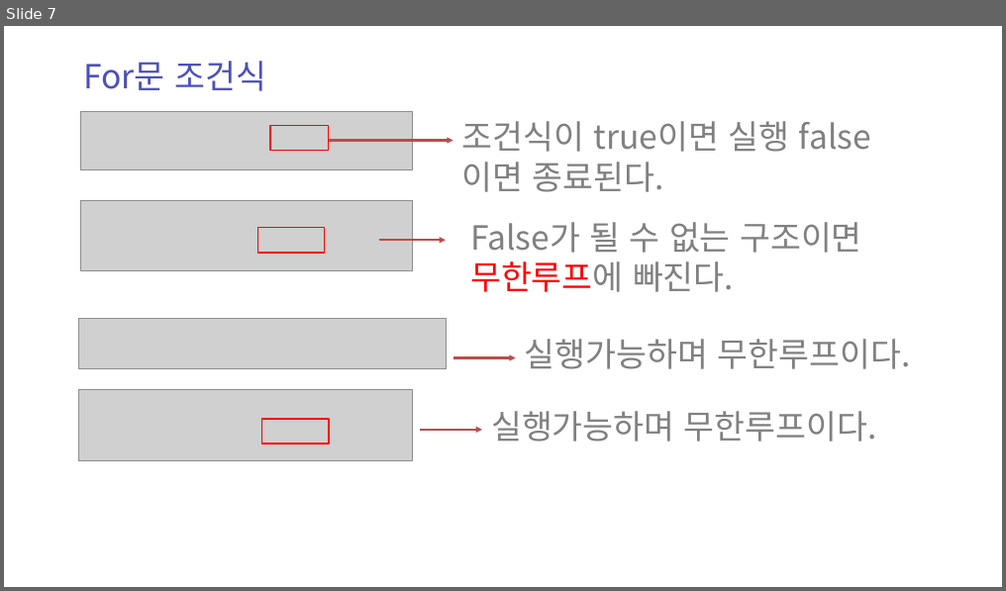
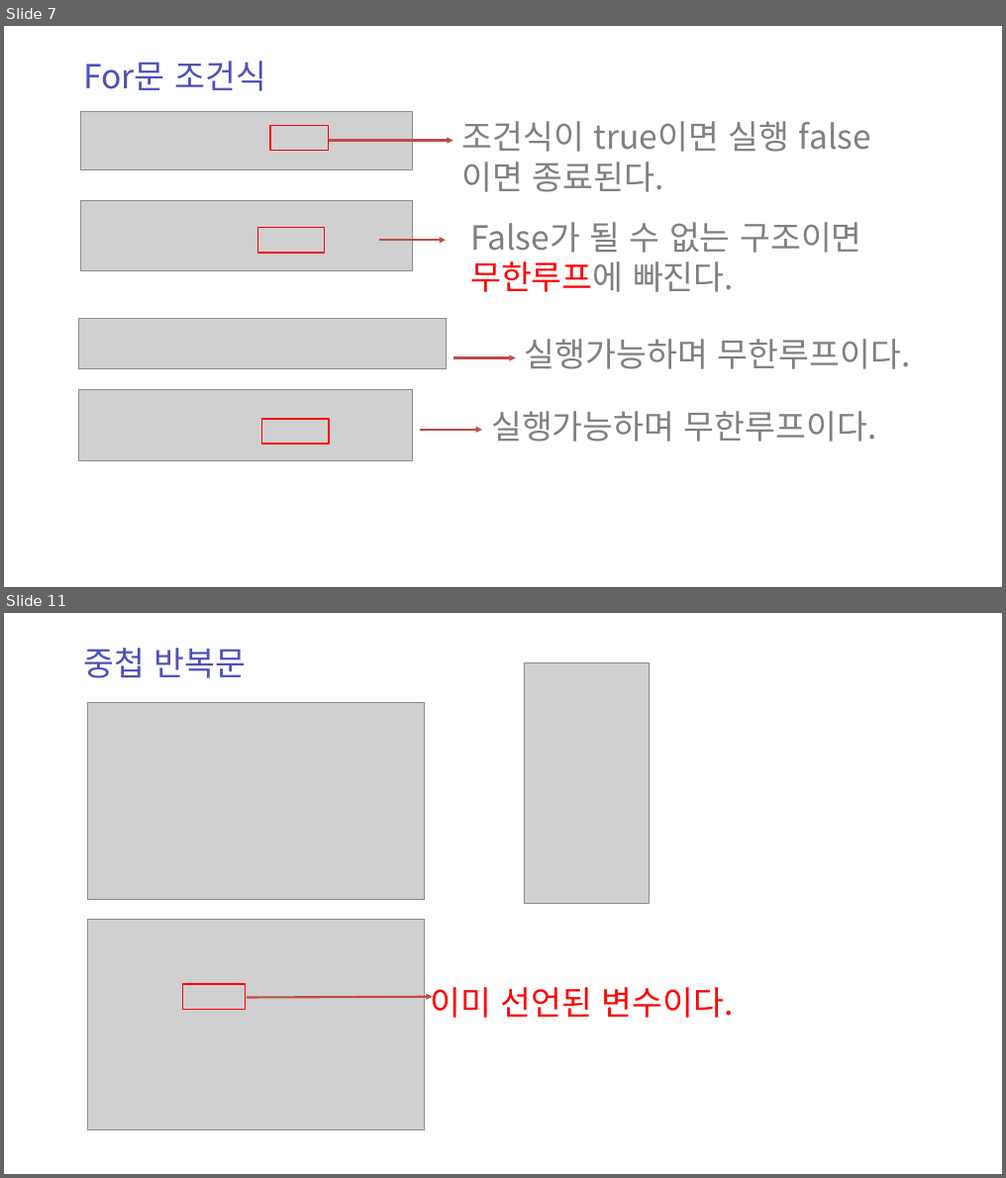
Before and after one commit to zest132/JavaLecture, a slide deck: JavaLecture/LectureFile/java 4강.pptx. Shown one above the other, each under a label of ours: slide 7 before the commit, slides 7 and 11 after it; the slides between them are not shown. The pictures are 1006x591 and 1006x1178 pixels, drawn with LibreOffice and Linux fonts; fonts in the diff are those of the drawing; grey boxes stand for pictures. Boxes give left, top, right and bottom in pixels: in the first picture for what was removed or moved away, otherwise in the second. Text is boxed around its words. In the diff, an @@ line names an element or a change of style, - is before the commit and + after.

```diff
--- a/JavaLecture/LectureFile/java 4강.pptx
+++ b/JavaLecture/LectureFile/java 4강.pptx
@@ slide 11 added at (x1=4, y1=613, x2=1002, y2=1174), background #FFFFFF @@
@@ text added at (x1=84, y1=648, x2=247, y2=678), 48 pt, text #4C50BC @@
+중첩 반복문
@@ picture added at (x1=524, y1=663, x2=648, y2=903) @@
@@ picture added at (x1=87, y1=702, x2=424, y2=899) @@
@@ picture added at (x1=87, y1=919, x2=424, y2=1130) @@
@@ rectangle added at (x1=182, y1=984, x2=245, y2=1009), outline #FF0000 2 pt @@
@@ arrow added from (247, 998) to (432, 997), #BF4C48 3 pt @@
@@ text added at (x1=430, y1=987, x2=734, y2=1018), 48 pt, text #FF0000 @@
+이미 선언된 변수이다.
```
Also in this commit, not shown: 3 slides changed, 14 other slides added, 20 slides removed, 4 other files.
